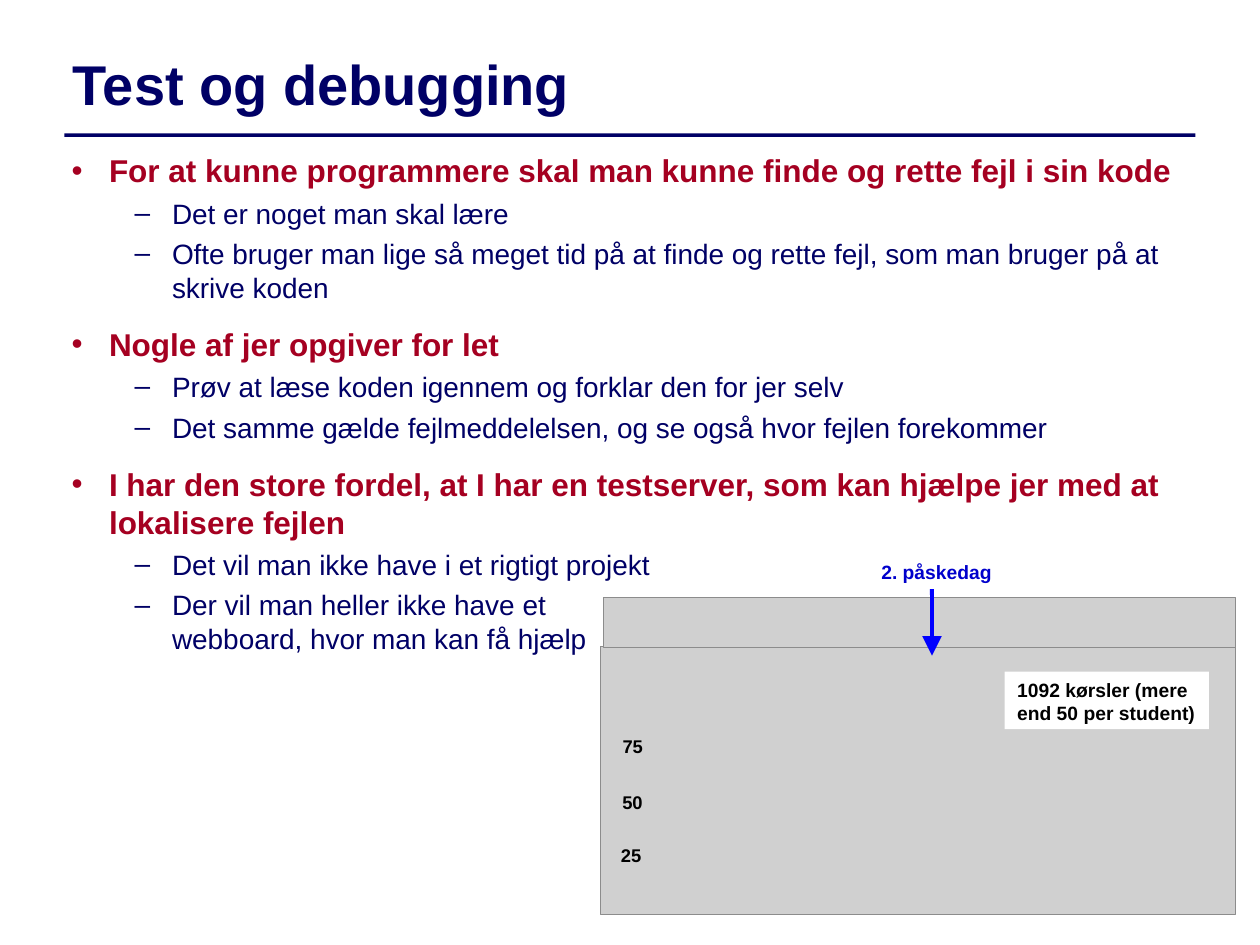
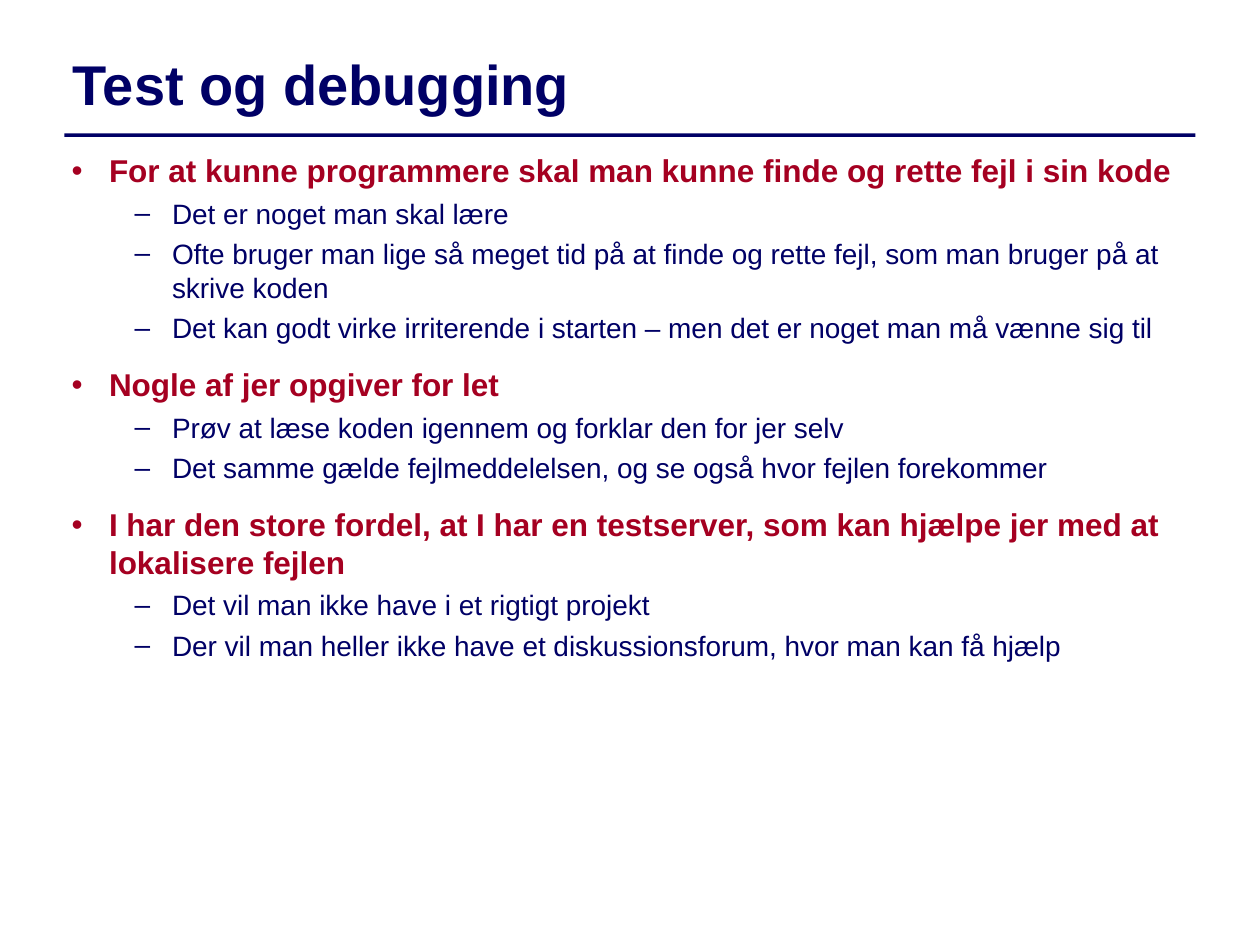
Before and after one commit to IntProgAU/Materiale, a slide deck: slide 2 of web/g22/status/Status7.pptx. Drawn at 1260x945 pixels with LibreOffice and Linux fonts; fonts in the diff are those of the drawing; grey boxes stand for pictures. Boxes give left, top, right and bottom in pixels: in the first picture for what was removed or moved away, otherwise in the second. Text is boxed around its words. In the diff, an @@ line names an element or a change of style, - is before the commit and + after.

```diff
--- a/web/g22/status/Status7.pptx
+++ b/web/g22/status/Status7.pptx
@@ text at (172,316,1152,343): paragraph added @@
+  – Det kan godt virke irriterende i starten – men det er noget man må vænne sig til
@@ text removed at (881,564,992,583) @@
-2. påskedag
@@ arrow removed from (932, 590) to (932, 655) @@
@@ text at (172,634,1060,661): text changed @@
-  – Der vil man heller ikke have et
-    webboard, hvor man kan få hjælp
+  – Der vil man heller ikke have et diskussionsforum, hvor man kan få hjælp
@@ group removed at (600,597,1236,914): 3 texts, 2 pictures, 1 rectangle @@
-1092 kørsler (mere end 50 per student)
-25
-50
-75
```
Also in this commit, not shown: 3 other slides changed.
